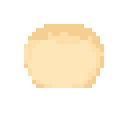
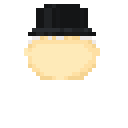
Layers edited between the first and the second 128 x 128 image:
hid "belle.png #2" over (24, 24, 104, 88)
showed "charles head" over (24, 4, 100, 80)
